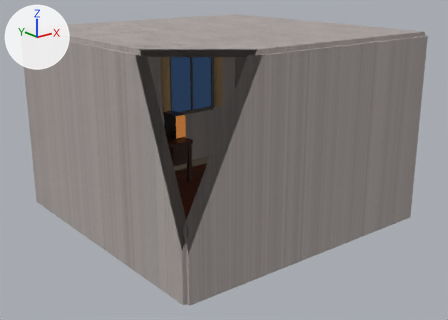
The Blender file Blender/CozyStudyRoom/cozystudyroom.blend, before and after one commit.
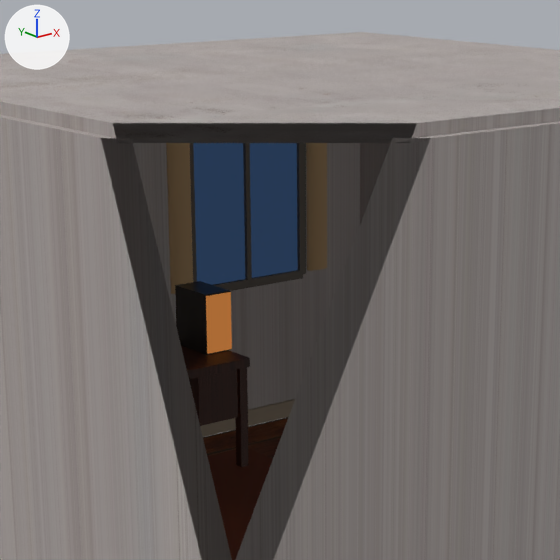
Old and new are each drawn whole from a camera (50 mm lens) standing at (-5.59, -7.15, 3.63) and looking at (-0.03, -0.19, 0.85) and again close up on the part from 21% to 70% of the width and 1% to 68% of the height. The axes (+X, +Y, +Z) are drawn at upper left. The lights are the same throughout. The older version's two pictures come first. Everything nearer to the camera than a plane just in front of the edit is cut away.

Objects in the first close-up: 'Ceiling', 'Curtain_L', 'Curtain_R', 'Desk_Drawer', 'Floor', 'PC_Tower', 'PC_Tower_Front', 'Rug', 'Wall_Back', 'Wall_Front', 'Wall_Left', 'Window_Frame_Right', 'Window_Glass' and 7 more.
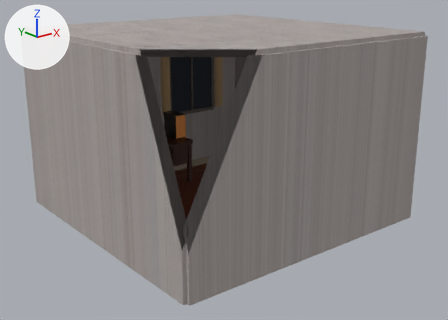
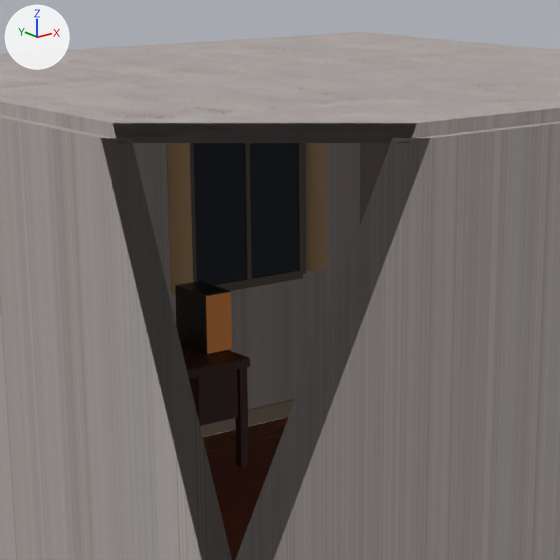
The change, as JSON lines over the scene's bpy script:
```json
{"op": "add", "block": "mat_pc_tower_front_material_004", "code": ["mat_pc_tower_front_material_004 = principled_material('PC_Tower_Front_Material.004')", "mat_pc_tower_front_material_004.base_color = (0.06, 0.03, 0.012)  # brown #45301d", "mat_pc_tower_front_material_004.metallic = 0.2", "mat_pc_tower_front_material_004.emission_color = (0.7, 0.24, 0.05)  # orange #da863f", "mat_pc_tower_front_material_004.emission_strength = 0.2"]}
{"op": "add", "block": "mat_window_glass_material_003", "code": ["mat_window_glass_material_003 = principled_material('Window_Glass_Material.003')", "mat_window_glass_material_003.base_color = (0.006, 0.01, 0.02)  # black #121927", "mat_window_glass_material_003.roughness = 0.75", "mat_window_glass_material_003.emission_color = (0.0, 0.004, 0.012)  # black #000d1d", "mat_window_glass_material_003.emission_strength = 0.05"]}
{"block": "me_window_glass_mesh", "where": "me_window_glass_mesh.from_pydata(...)  # 8 vertices, 6 faces; spans x -1.0..1.0, y -1.0..1.0, z -1.0..1.0"}
{"op": "remove", "block": "me_window_glass_mesh", "code": "me_window_glass_mesh.materials.append(mat_window_glass_material_002)  # dark blue #21304b"}
{"op": "add", "block": "me_window_glass_mesh", "code": "me_window_glass_mesh.materials.append(mat_window_glass_material_003)  # black #121927"}
{"block": "me_pc_tower_front_mesh", "where": "me_pc_tower_front_mesh.from_pydata(...)  # 56 vertices, 54 faces; spans x -1.0..1.0, y -1.0..1.0, z -1.0..1.0"}
{"op": "remove", "block": "me_pc_tower_front_mesh", "code": "me_pc_tower_front_mesh.materials.append(mat_pc_tower_front_material_003)  # brown #503c27, glowing orange #ffa050"}
{"op": "add", "block": "me_pc_tower_front_mesh", "code": "me_pc_tower_front_mesh.materials.append(mat_pc_tower_front_material_004)  # brown #45301d"}
```

Boxes (x1, y1, x2, y2) around the edits, measured in the close-ups (560 x 560 px):
```json
{"object": "Window_Glass", "change": "recoloured", "before": [193, 143, 298, 285], "after": [193, 143, 298, 285], "on screen": "dark blue to black"}
{"object": "PC_Tower_Front", "change": "recoloured", "before": [206, 292, 232, 354], "after": [206, 292, 232, 354], "on screen": "darker"}
```
